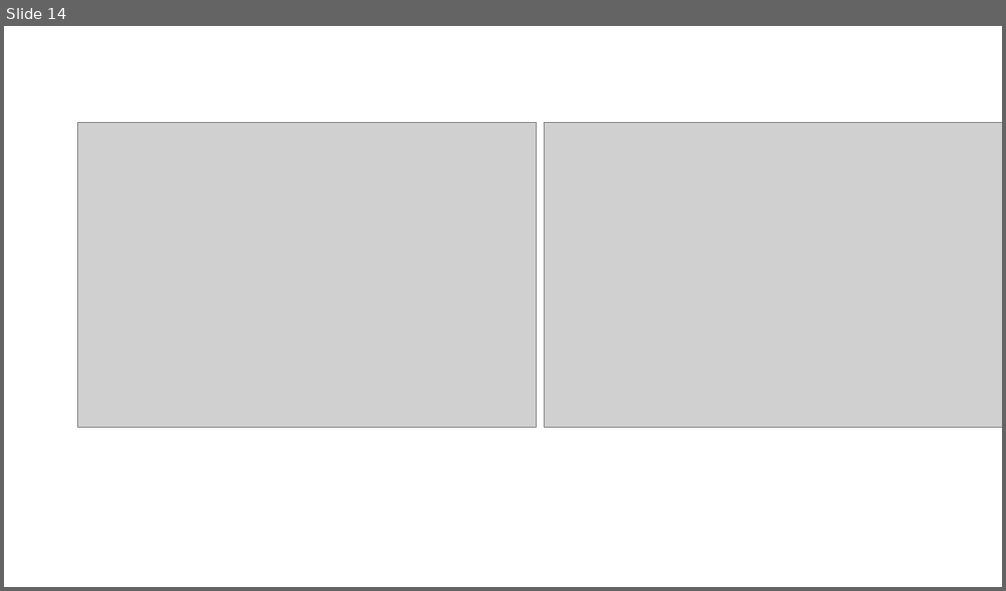
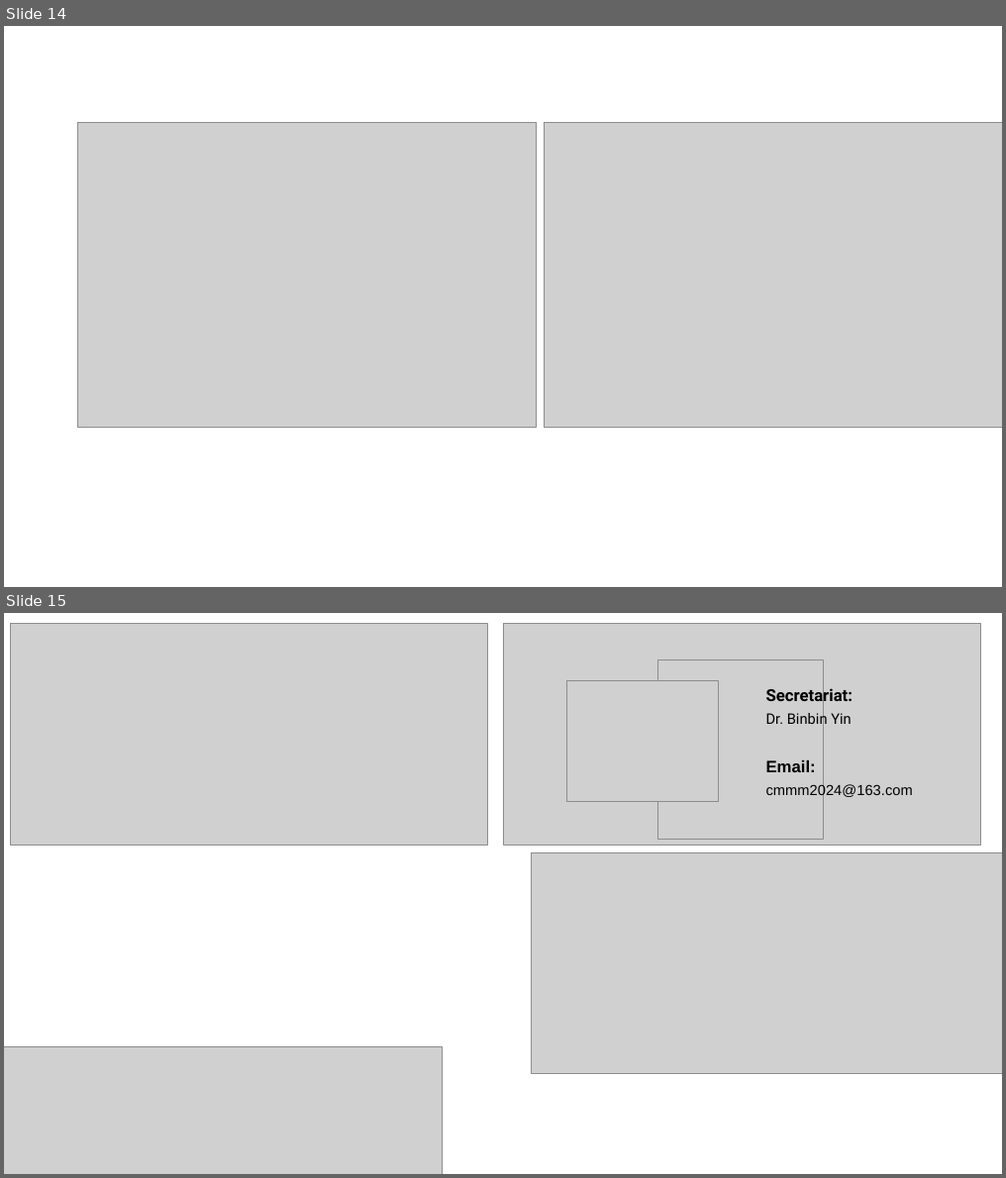
Before and after one commit to zhangxy911/zhangxy911.github.io, a slide deck: assets/figures.pptx. Shown one above the other, each under a label of ours: slide 14 before the commit, slides 14 and 15 after it. The pictures are 1006x591 and 1006x1178 pixels, drawn with LibreOffice and Linux fonts; fonts in the diff are those of the drawing; grey boxes stand for pictures. Boxes give left, top, right and bottom in pixels: in the first picture for what was removed or moved away, otherwise in the second. Text is boxed around its words. In the diff, an @@ line names an element or a change of style, - is before the commit and + after.

```diff
--- a/assets/figures.pptx
+++ b/assets/figures.pptx
@@ slide 15 added at [4, 613, 1002, 1174], background #FFFFFF @@
@@ picture added at [10, 624, 487, 845] @@
@@ picture added at [503, 624, 981, 845] @@
@@ picture added at [657, 661, 823, 839] @@
@@ picture added at [567, 680, 718, 802] @@
@@ text added at [766, 686, 913, 798], 14 pt, text #000000 @@
+Secretariat:
+Dr. Binbin Yin
+Email:
+cmmm2024@163.com
@@ picture added at [531, 854, 1002, 1074] @@
@@ picture added at [4, 1048, 442, 1174] @@
```
Also in this commit, not shown: 1 other file.
